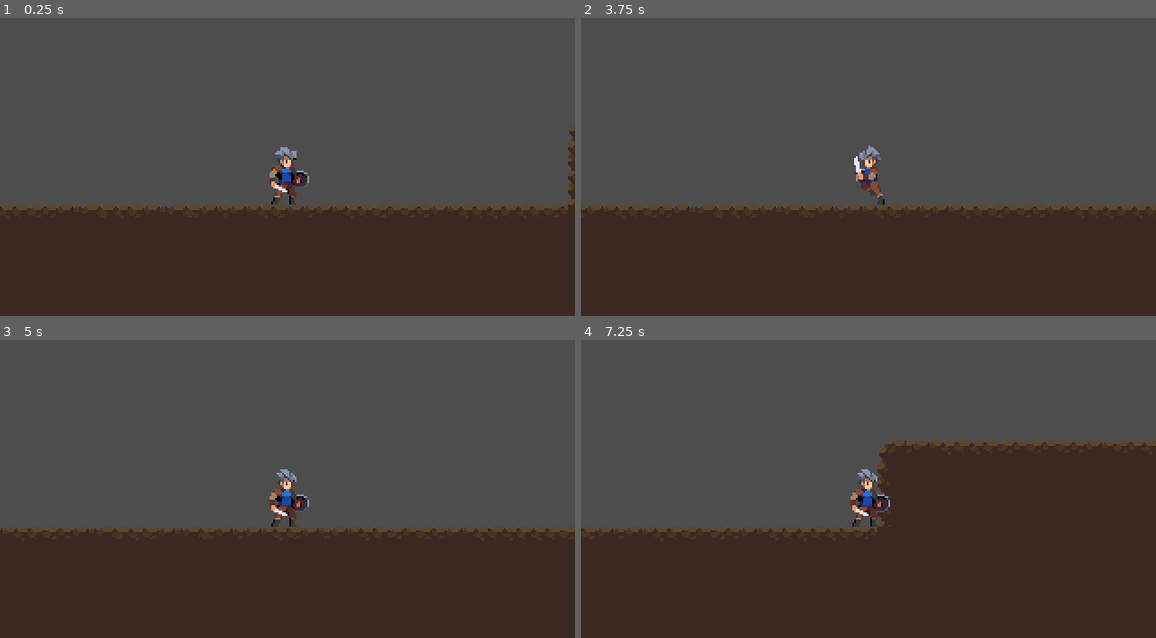
Above: before the commit, frames 1-4 (two rows, left to right).
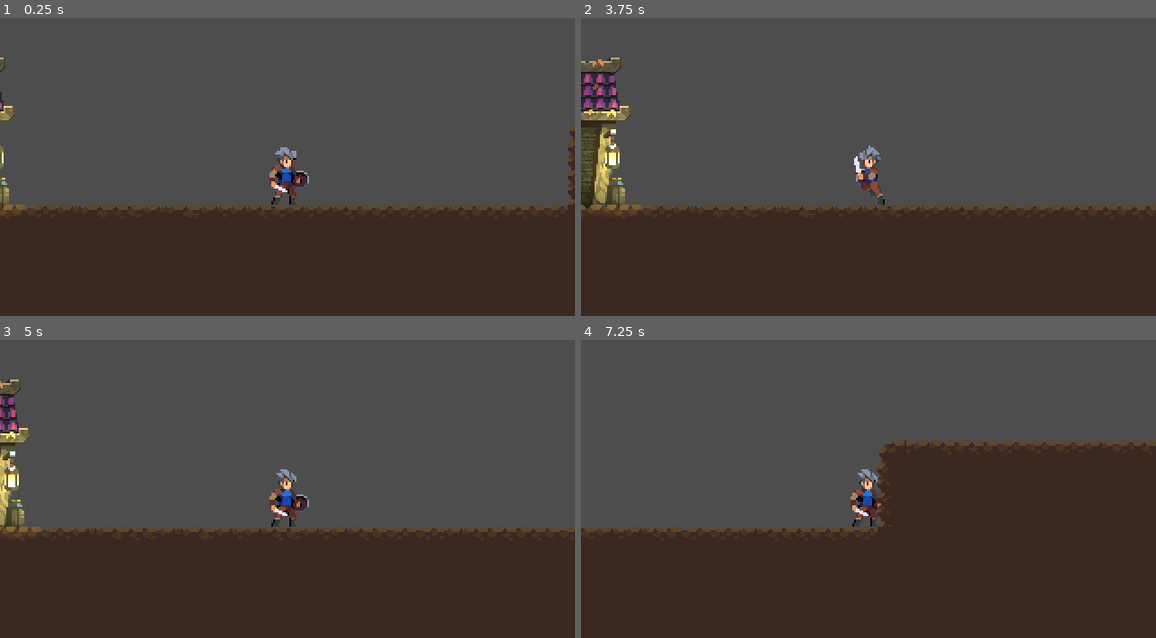
Above: after the commit, the same moments.

Repository: JonathanGoveira/game-mechanics
Game: Godot game, scene res://scenes/tests/world_shaders.tscn
Two runs of this game, one before a commit and one after it. Both use one fixed random seed, a clock stepped at 60 frames per second and the inputs below. The project has no main scene, so this scene is started directly.
Inputs:
- Up to frame 1 (0.25 s): no input
- Up to frame 2 (3.75 s): hold D (move_right) 0.53-2.03 s; tap Space (jump) at 0.77, 1.52, 3.02 s; hold A (move_left) from 2.03 s (still down)
- Up to frame 3 (5 s): tap Space (jump) at 3.77, 4.52 s; release A (move_left) at 4.28 s; hold D (move_right) from 4.28 s (still down)
- Up to frame 4 (7.25 s): keep holding D (move_right); tap Space (jump) at 6.02, 6.77 s

The runs differ from the first frame. In frame 1, 0.3% of the frame differs, in the area x 0-5%, y 13-66%; in frame 2, 2.9%, in the area x 0-11%, y 13-66%; in frame 3, 1.5%; in frame 4, less than 0.1%.

Commit message:
add light and collision in shop

Diff:
--- a/scenes/enviroment/shop.tscn
+++ b/scenes/enviroment/shop.tscn
@@ -1,9 +1,6 @@
-[gd_scene load_steps=6 format=3 uid="uid://creuu8w8jpigd"]
+[gd_scene load_steps=9 format=3 uid="uid://creuu8w8jpigd"]
 
 [ext_resource type="Texture2D" uid="uid://bqudr67ag3qur" path="res://assets/Enviroment/decorations/shop_anim.png" id="1_6c2k8"]
-
-[sub_resource type="RectangleShape2D" id="RectangleShape2D_6o8fd"]
-size = Vector2(101, 77)
 
 [sub_resource type="Animation" id="Animation_witnu"]
 resource_name = "idle"
@@ -67,11 +64,22 @@
 "idle": SubResource("Animation_witnu")
 }
 
+[sub_resource type="Gradient" id="Gradient_pk05l"]
+offsets = PackedFloat32Array(0, 0.782609)
+colors = PackedColorArray(1, 1, 1, 1, 0, 0, 0, 1)
+
+[sub_resource type="GradientTexture2D" id="GradientTexture2D_dw12h"]
+gradient = SubResource("Gradient_pk05l")
+fill = 1
+fill_from = Vector2(0.5, 0.5)
+
+[sub_resource type="RectangleShape2D" id="RectangleShape2D_em81s"]
+size = Vector2(92, 43)
+
+[sub_resource type="RectangleShape2D" id="RectangleShape2D_6o8fd"]
+size = Vector2(116, 11)
+
 [node name="shop" type="Area2D"]
-
-[node name="CollisionShape2D" type="CollisionShape2D" parent="."]
-position = Vector2(0.5, 25.5)
-shape = SubResource("RectangleShape2D_6o8fd")
 
 [node name="Sprite2D" type="Sprite2D" parent="."]
 texture = ExtResource("1_6c2k8")
@@ -81,3 +89,35 @@
 libraries = {
 "": SubResource("AnimationLibrary_wsqt6")
 }
+autoplay = "idle"
+
+[node name="PointLight2D" type="PointLight2D" parent="."]
+position = Vector2(49, 36)
+color = Color(1, 1, 0.505882, 1)
+energy = 2.0
+texture = SubResource("GradientTexture2D_dw12h")
+
+[node name="PointLight2D2" type="PointLight2D" parent="."]
+position = Vector2(-48, 36)
+color = Color(1, 1, 0.505882, 1)
+energy = 2.0
+texture = SubResource("GradientTexture2D_dw12h")
+
+[node name="Collision" type="CollisionShape2D" parent="."]
+position = Vector2(0, 42.5)
+shape = SubResource("RectangleShape2D_em81s")
+
+[node name="StaticBody2D" type="StaticBody2D" parent="."]
+
+[node name="CollisionShape2D" type="CollisionShape2D" parent="StaticBody2D"]
+position = Vector2(1, 14.5)
+shape = SubResource("RectangleShape2D_6o8fd")
+one_way_collision = true
+
+[node name="StaticBody2D2" type="StaticBody2D" parent="."]
+scale = Vector2(0.88, 1)
+
+[node name="CollisionShape2D2" type="CollisionShape2D" parent="StaticBody2D2"]
+position = Vector2(1, -15)
+shape = SubResource("RectangleShape2D_6o8fd")
+one_way_collision = true
--- a/scenes/tests/world_shaders.tscn
+++ b/scenes/tests/world_shaders.tscn
@@ -1,7 +1,8 @@
-[gd_scene load_steps=5 format=3 uid="uid://b301vv7rf83cf"]
+[gd_scene load_steps=6 format=3 uid="uid://b301vv7rf83cf"]
 
 [ext_resource type="Texture2D" uid="uid://cyjtkah152tf3" path="res://assets/Enviroment/Terrain/oak_woods_tileset.png" id="1_rlpt7"]
 [ext_resource type="PackedScene" uid="uid://k6g5aiw4uo4l" path="res://scenes/player/player.tscn" id="2_727oy"]
+[ext_resource type="PackedScene" uid="uid://creuu8w8jpigd" path="res://scenes/enviroment/shop.tscn" id="3_hdud2"]
 
 [sub_resource type="TileSetAtlasSource" id="TileSetAtlasSource_4qgfq"]
 texture = ExtResource("1_rlpt7")
@@ -1378,11 +1379,15 @@
 [node name="WorldShaders" type="Node"]
 
 [node name="Level" type="TileMap" parent="."]
+z_index = 1
 position = Vector2(1, 10)
 tile_set = SubResource("TileSet_qhfr5")
 format = 2
 layer_0/tile_data = PackedInt32Array(524289, 1441792, 1, 524290, 1441792, 1, 524291, 1441792, 1, 524292, 1441792, 1, 52 …(70513 unchanged characters)…
 
-[node name="Player" parent="Level" instance=ExtResource("2_727oy")]
-position = Vector2(52, 83)
+[node name="shop" parent="." instance=ExtResource("3_hdud2")]
+position = Vector2(-158, 61)
+
+[node name="Player" parent="." instance=ExtResource("2_727oy")]
+position = Vector2(53, 93)
 max_move_speed = 100.0
